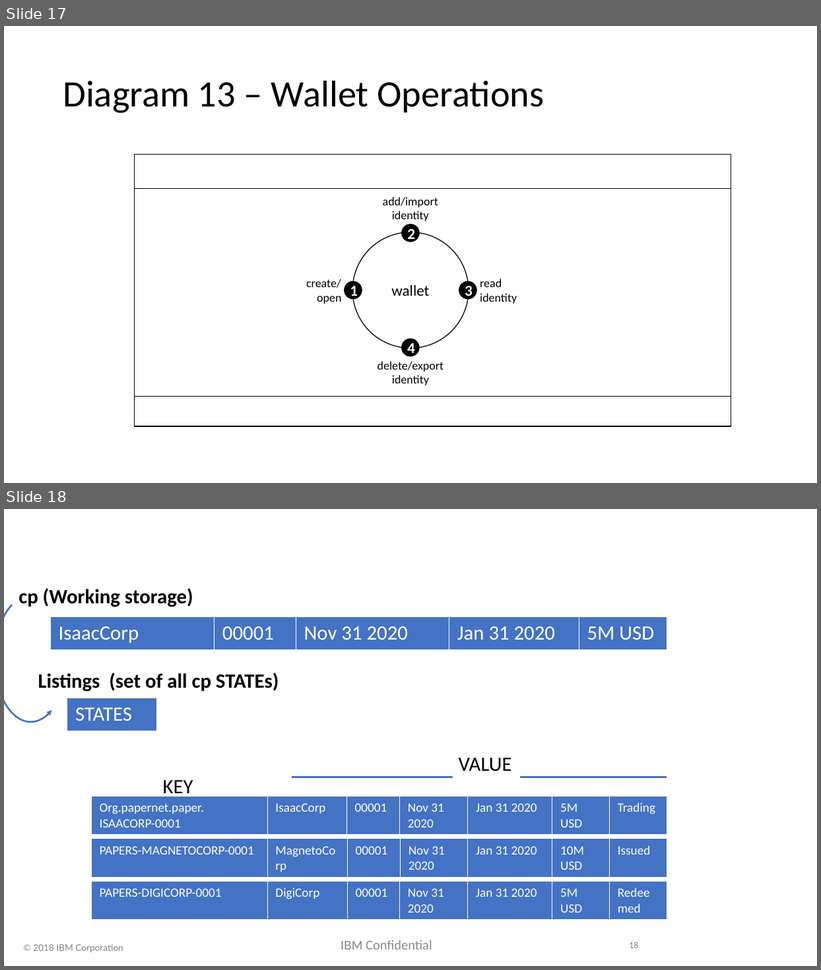
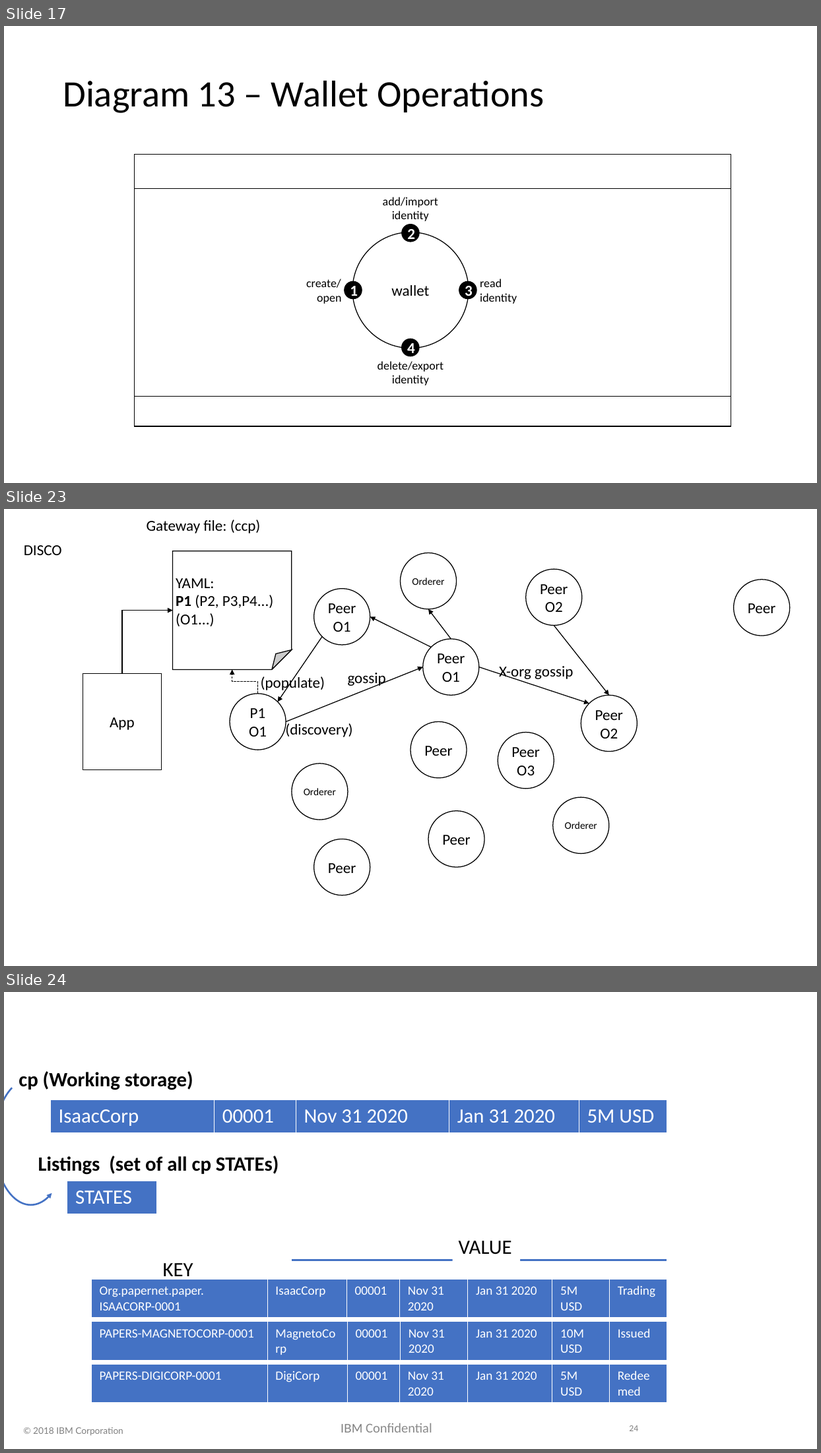
Before and after one commit to hyperledger/fabric, a slide deck: docs/source/developapps/diagrams.pptx. Shown one above the other, each under a label of ours: slides 17 and 18 before the commit, slides 17, 23 and 24 after it; the slides between them are not shown. The pictures are 821x970 and 821x1453 pixels, drawn with LibreOffice and Linux fonts; fonts in the diff are those of the drawing; background and template pictures are left out. Boxes give left, top, right and bottom in pixels: in the first picture for what was removed or moved away, otherwise in the second. Text is boxed around its words. In the diff, an @@ line names an element or a change of style, - is before the commit and + after.

Commit message:
FAB-12896 Developing Apps: Gateway topic

```diff
--- a/docs/source/developapps/diagrams.pptx
+++ b/docs/source/developapps/diagrams.pptx
@@ slide 23 added at [4, 509, 817, 966], background #FFFFFF @@
@@ text added at [147, 520, 261, 533], 18 pt, text #000000 @@
+Gateway file: (ccp)
@@ text added at [24, 545, 62, 555], 18 pt, text #000000 @@
+DISCO
@@ folded corner added at [173, 551, 292, 670], fill #FFFFFF, outline #000000 1 pt, 18 pt, text #000000 @@
+YAML:
+P1 (P2, P3,P4...)
+(O1...)
@@ ellipse added at [401, 553, 457, 609], fill #FFFFFF, outline #000000 1 pt, 12 pt, text #000000 @@
+Orderer
@@ ellipse added at [526, 569, 582, 626], fill #FFFFFF, outline #000000 1 pt, 18 pt, text #000000 @@
+Peer
+O2
@@ ellipse added at [734, 580, 790, 636], fill #FFFFFF, outline #000000 1 pt, 18 pt, text #000000 @@
+Peer
@@ ellipse added at [314, 589, 370, 645], fill #FFFFFF, outline #000000 1 pt, 18 pt, text #000000 @@
+Peer
+O1
@@ elbow arrow added from (122, 674) to (173, 610), #000000 1 pt @@
@@ arrow added from (431, 648) to (370, 617), #000000 1 pt @@
@@ arrow added from (451, 639) to (428, 609), #000000 1 pt @@
@@ arrow added from (554, 626) to (609, 696), #000000 1 pt @@
@@ arrow added from (322, 636) to (278, 702), #000000 1 pt @@
@@ ellipse added at [423, 639, 479, 695], fill #FFFFFF, outline #000000 1 pt, 18 pt, text #000000 @@
+Peer
+O1
@@ arrow added from (286, 722) to (423, 667), #000000 1 pt @@
@@ arrow added from (479, 667) to (589, 704), #000000 1 pt @@
@@ text added at [499, 666, 573, 681], 18 pt, text #000000 @@
+X-org gossip
@@ rectangle added at [83, 674, 161, 770], fill #FFFFFF, outline #000000 1 pt, 18 pt, text #000000 @@
+App
@@ elbow arrow added from (257, 694) to (232, 670), #000000 1 pt dashed @@
@@ text added at [261, 675, 325, 692], 18 pt, text #000000 @@
+(populate)
@@ text added at [348, 673, 386, 687], 18 pt, text #000000 @@
+gossip
@@ ellipse added at [230, 694, 286, 750], fill #FFFFFF, outline #000000 1 pt, 18 pt, text #000000 @@
+P1
+O1
@@ ellipse added at [581, 696, 637, 752], fill #FFFFFF, outline #000000 1 pt, 18 pt, text #000000 @@
+Peer
+O2
@@ text added at [285, 722, 352, 737], 18 pt, text #000000 @@
+(discovery)
@@ ellipse added at [411, 722, 467, 778], fill #FFFFFF, outline #000000 1 pt, 18 pt, text #000000 @@
+Peer
@@ ellipse added at [498, 732, 554, 788], fill #FFFFFF, outline #000000 1 pt, 18 pt, text #000000 @@
+Peer
+O3
@@ ellipse added at [292, 764, 348, 820], fill #FFFFFF, outline #000000 1 pt, 12 pt, text #000000 @@
+Orderer
@@ ellipse added at [553, 797, 609, 854], fill #FFFFFF, outline #000000 1 pt, 12 pt, text #000000 @@
+Orderer
@@ ellipse added at [428, 811, 484, 867], fill #FFFFFF, outline #000000 1 pt, 18 pt, text #000000 @@
+Peer
@@ ellipse added at [314, 840, 370, 896], fill #FFFFFF, outline #000000 1 pt, 18 pt, text #000000 @@
+Peer
@@ what was slide 18 is now slide 24 @@
@@ page number at [629, 1426, 638, 1432]: text changed @@
-18
+24
```
Also in this commit, not shown: 5 other slides added, 3 other files.
